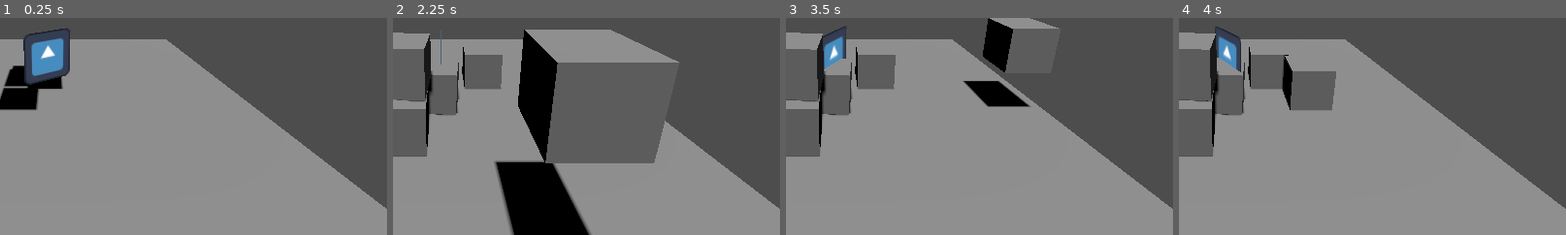
Above: before the commit, frames 1-4 (left to right).
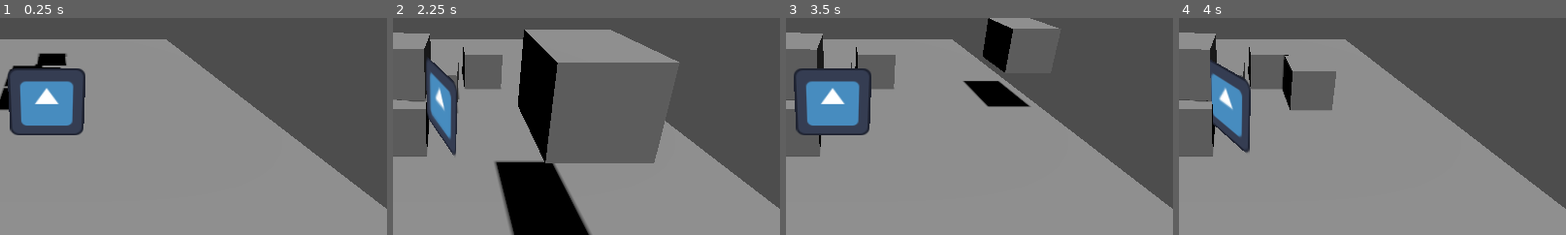
Above: after the commit, the same moments.

Repository: Dashanimus/3D_Platformer_DEMO
Game: Godot game, scene res://scn/levels/level1/level_1.tscn
Same seed, same stepped clock (60 frames per second), same inputs: the game is played once before the commit and once after it. The project has no main scene, so this scene is started directly. The engine's default icon, where the game draws it, is replaced by a stand-in: a white triangle on a blue panel in a dark square.
Inputs:
- Up to frame 1 (0.25 s): no input
- Up to frame 2 (2.25 s): tap Enter (ui_accept) at 0.5, 0.77, 1.52 s; hold Right (ui_right) 0.53-1.28 s; hold Down (ui_down) 1.28-2.03 s; hold Right (ui_right) from 2.03 s (still down)
- Up to frame 3 (3.5 s): release Right (ui_right) at 2.78 s; hold Up (ui_up) from 2.78 s (still down); tap Enter (ui_accept) at 3.02 s
- Up to frame 4 (4 s): release Up (ui_up) at 3.53 s; hold Left (ui_left) from 3.53 s (still down); tap Enter (ui_accept) at 3.77 s
The pictures show only the part of the screen within x 43-93%, y 47-97%; the shares and areas given below are measured in that part.

The runs differ from the first frame. In frame 1, 7.4% of the frame differs, in the area x 2-23%, y 4-55%; in frame 2, 2.5%; in frame 3, 6.7%; in frame 4, 4.0%.

Commit message:
Lesson 5 Commit

Diff:
--- a/scn/levels/level1/icon.gd
+++ b/scn/levels/level1/icon.gd
@@ -7,13 +7,32 @@
 const SPEED = 2  # Константа, постоянна и не меняется.
 var x = coins / SPEED  # Можно комбинировать переменные и константы.
 # " = " это оператор присвоения, " == " это оператор равно.
+var is_godot_awesome = true  # Инициализируем как true
+var key_collected = false
 
 
 # Вызывается единожды при первом открытии сцены.
 func _ready() -> void:
-	pass
+	print(add_these_numbers(11, 12))  # Переменные x и y.
 
 
 # Вызывается каждый фрейм в течение 60 сек.
 func _process(delta: float) -> void:
-	rotate_y(deg_to_rad(SPEED)) # Переводим градусы в радианы.
+	#minion()
+	check_inputs()
+
+
+func minion():  # Функция - подпрограмма в большой программе.
+	print("BANANA!")
+
+
+func add_these_numbers(x, y):   # Внутри переменные - параметры функции.
+	var sum = x + y
+	return sum
+
+
+func check_inputs():
+	if Input.is_action_pressed("ui_left"):
+		rotate_y(deg_to_rad(-SPEED)) # Движение на левую сторону.
+	elif Input.is_action_pressed("ui_right"):
+		rotate_y(deg_to_rad(SPEED)) # Переводим градусы в радианы.
--- a/scn/levels/level1/level_1.tscn
+++ b/scn/levels/level1/level_1.tscn
@@ -48,6 +48,6 @@
 transform = Transform3D(1, 0, 0, 0, 1, 0, 0, 0, 1, -2.92084, 1.45633, 0)
 
 [node name="Icon" type="Sprite3D" parent="."]
-transform = Transform3D(1, 0, 0, 0, 1, 0, 0, 0, 1, 0, 1.42526, 0)
+transform = Transform3D(1, 0, 0, 0, 1, 0, 0, 0, 1, 0, 1.42526, 2.18421)
 texture = ExtResource("3_6xnxd")
 script = ExtResource("4_8mmbw")
--- a/scn/objects/player/player.gd
+++ b/scn/objects/player/player.gd
@@ -5,7 +5,7 @@
 const JUMP_VELOCITY = 4.5
 
 
-func _physics_process(delta: float) -> void:
+func _physics_process(delta: float) -> void:  # это метод, т.к. он внутри CharacterBody3D.
 	# Add the gravity.
 	if not is_on_floor():
 		velocity += get_gravity() * delta
Not shown: 1 places in scn/levels/level1/level_1.tscn that only renumber resources
